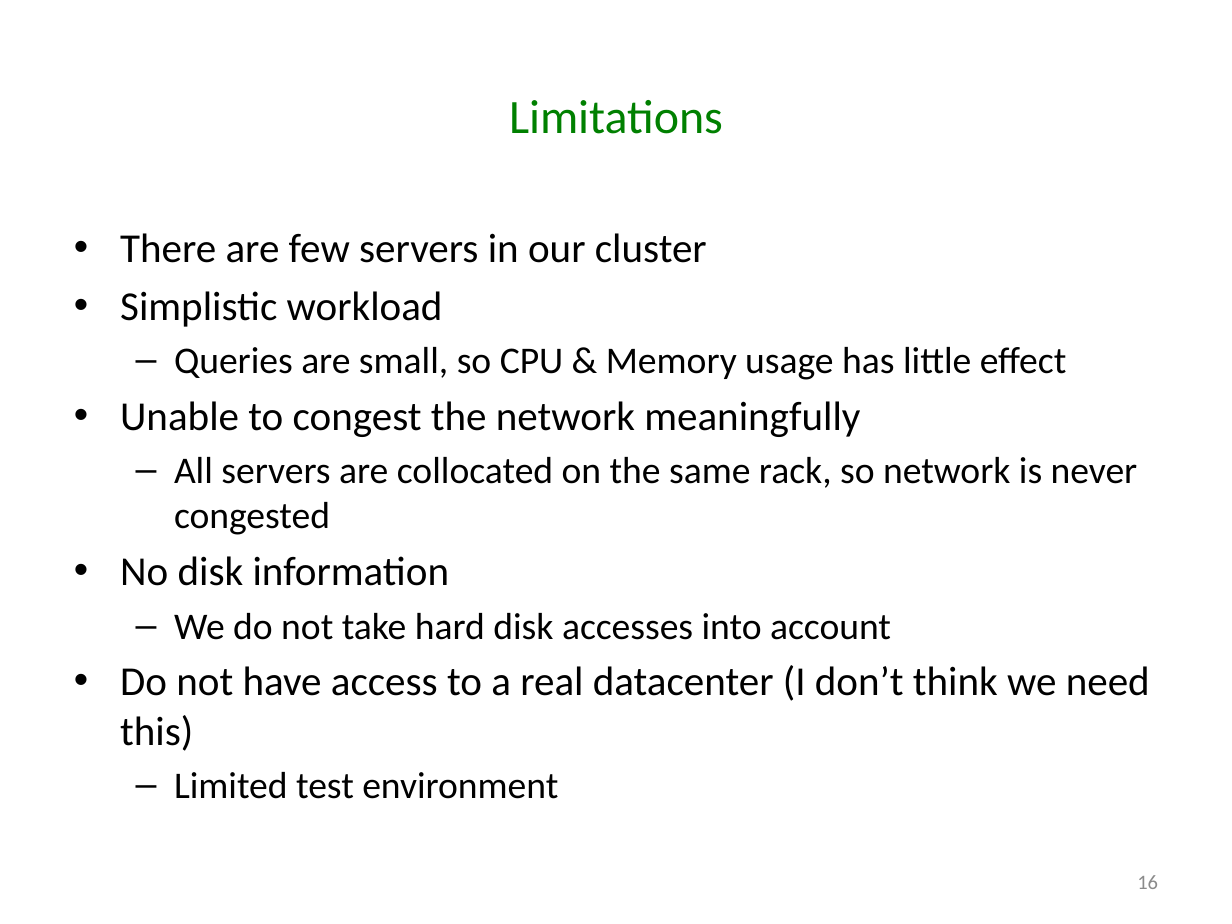
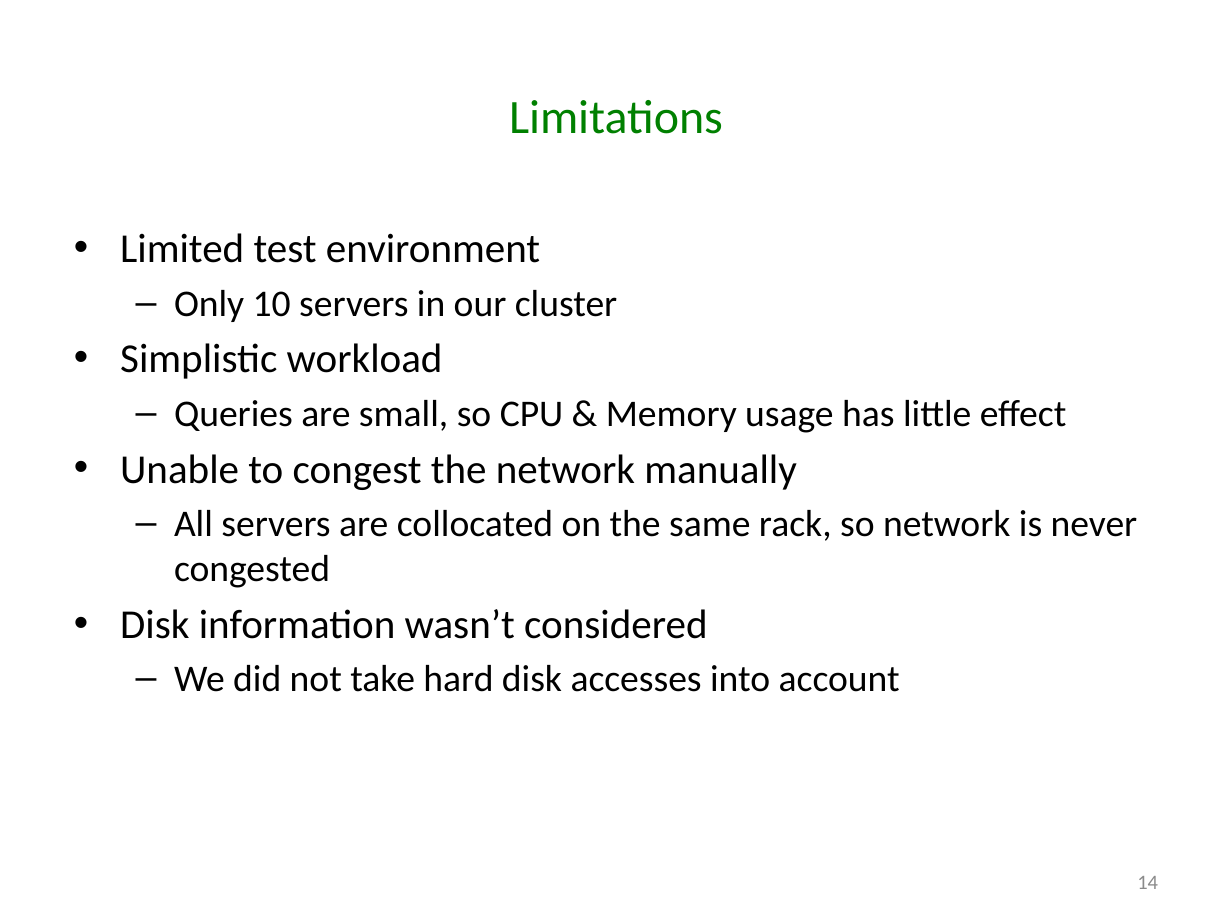
Before and after one commit to godares79/CS848-Project, a slide deck: slide 14 of PresentationSlides/Presentation.pptx (slide 16 before the commit). Drawn at 1232x924 pixels with LibreOffice and Linux fonts; fonts in the diff are those of the drawing. Boxes give left, top, right and bottom in pixels: in the first picture for what was removed or moved away, otherwise in the second. Text is boxed around its words. In the diff, an @@ line names an element or a change of style, - is before the commit and + after.

```diff
--- a/PresentationSlides/Presentation.pptx
+++ b/PresentationSlides/Presentation.pptx
@@ text at box(120, 233, 617, 322): text changed; size 24 to 22 pt @@
-• There are few servers in our cluster
+  • Limited test environment
+  – Only 10 servers in our cluster
@@ text at box(120, 454, 797, 490): text changed @@
-• Unable to congest the network meaningfully
+• Unable to congest the network manually
@@ text at box(120, 609, 900, 692): text changed; size 24 to 22 pt @@
-• No disk information
-  – We do not take hard disk accesses into account
-• Do not have access to a real datacenter (I don’t think we need this)
-  – Limited test environment
+• Disk information wasn’t considered
+  – We did not take hard disk accesses into account
@@ page number at box(1137, 876, 1158, 889): text changed @@
-16
+14
```
Also in this commit, not shown: 12 other slides changed, 2 slides removed.
